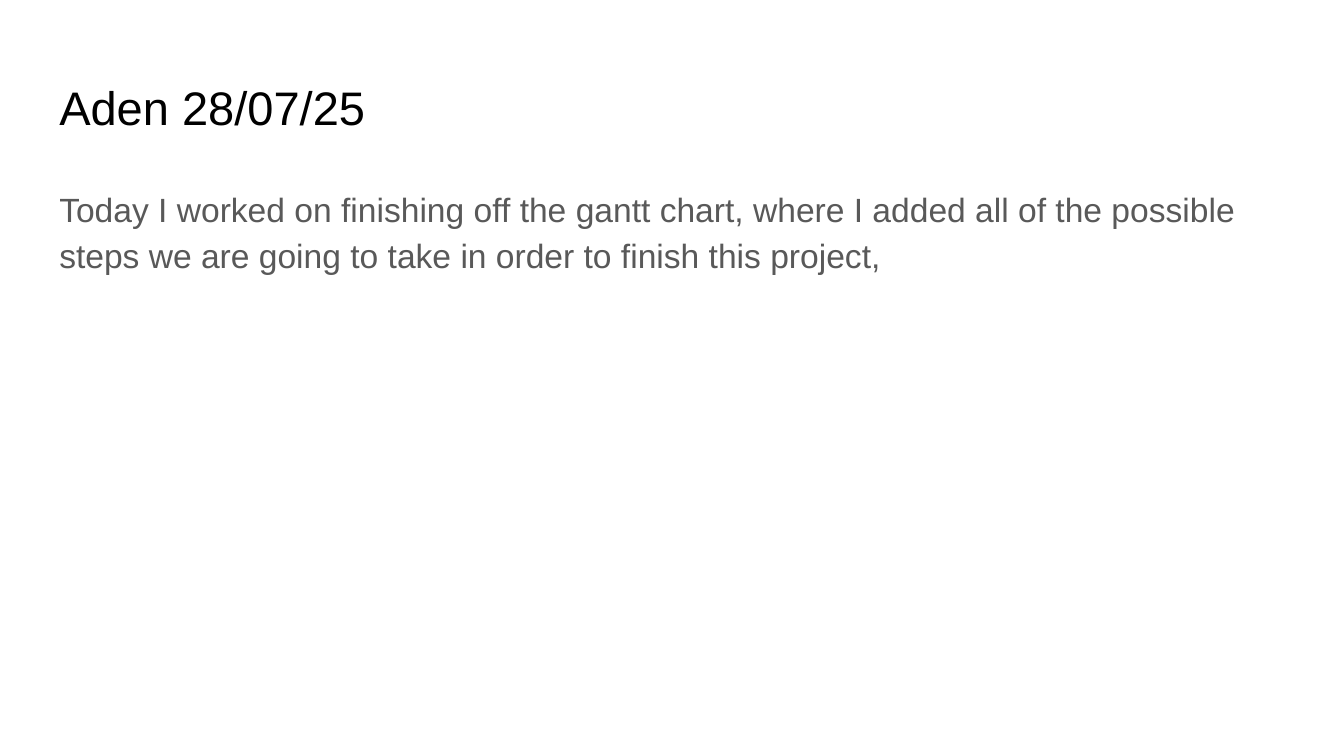
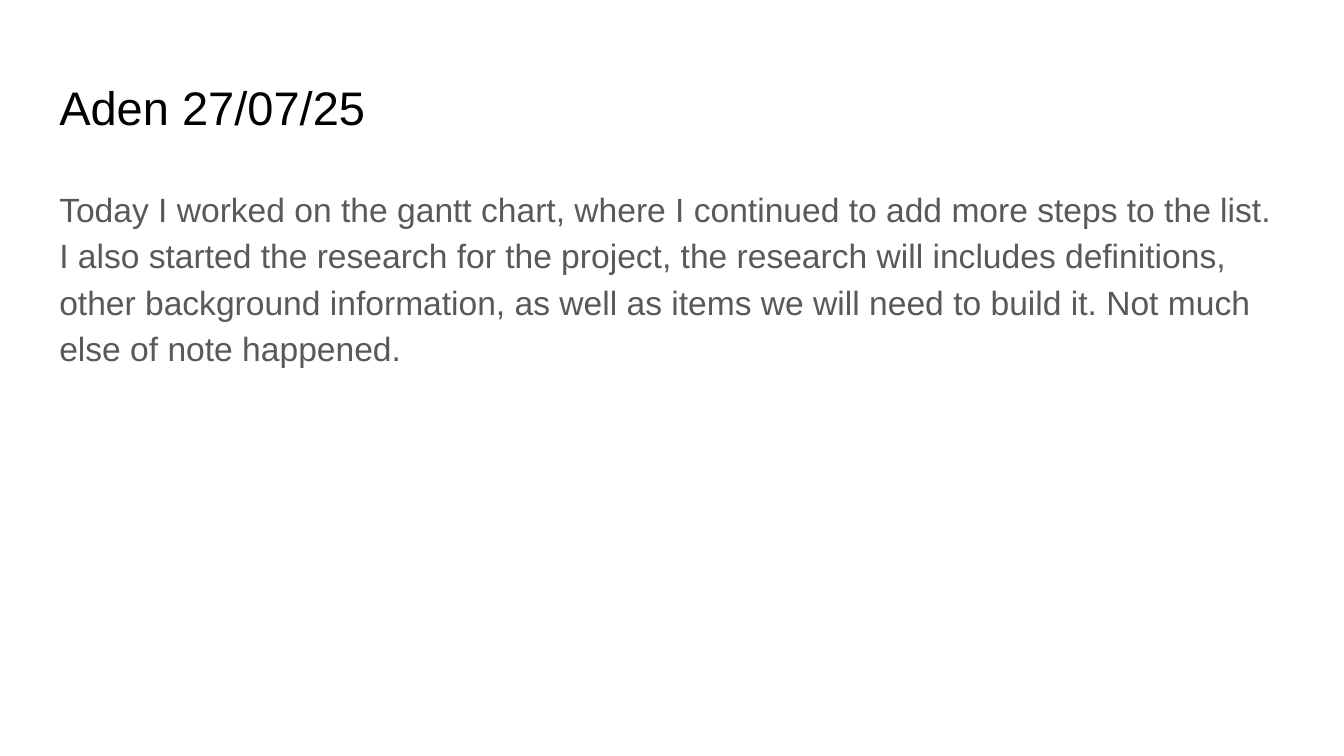
Before and after one commit to Georgemcf08/Class-View-ID-Unit-2-AOS-1, a slide deck: slide 5 of Computing Journal.pptx. Drawn at 1344x756 pixels with LibreOffice and Linux fonts; fonts in the diff are those of the drawing. Boxes give left, top, right and bottom in pixels: in the first picture for what was removed or moved away, otherwise in the second. Text is boxed around its words. In the diff, an @@ line names an element or a change of style, - is before the commit and + after.

```diff
--- a/Computing Journal.pptx
+++ b/Computing Journal.pptx
@@ title at [59,91,365,126]: text changed @@
-Aden 28/07/25
+Aden 27/07/25
@@ text at [59,197,1270,367]: text changed @@
-Today I worked on finishing off the gantt chart, where I added all of the possible steps we are going to take in order to finish this project,
+Today I worked on the gantt chart, where I continued to add more steps to the list. I also started the research for the project, the research will includes definitions, other background information, as well as items we will need to build it. Not much else of note happened.
```
Also in this commit, not shown: 6 slides added.
